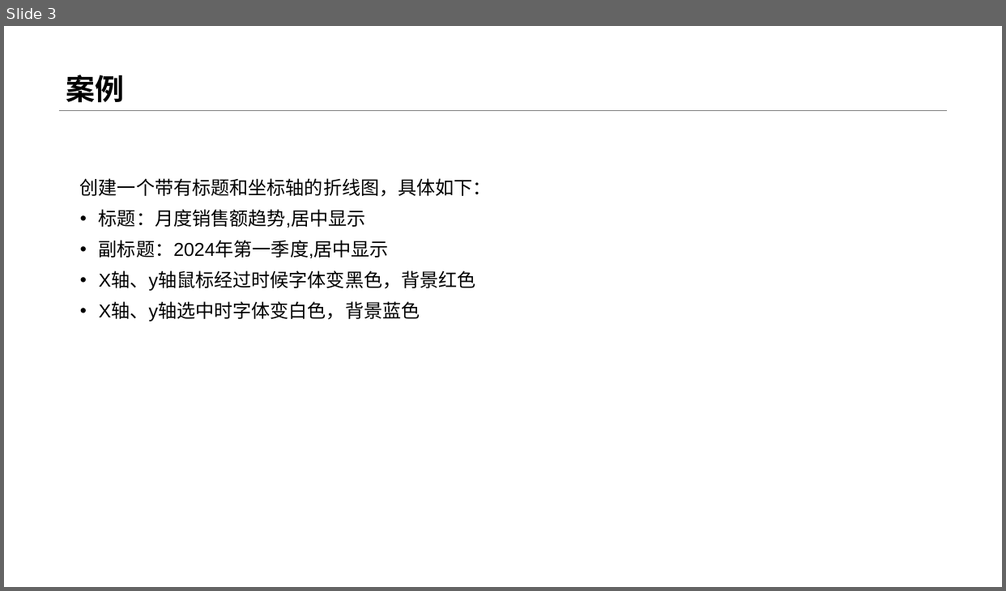
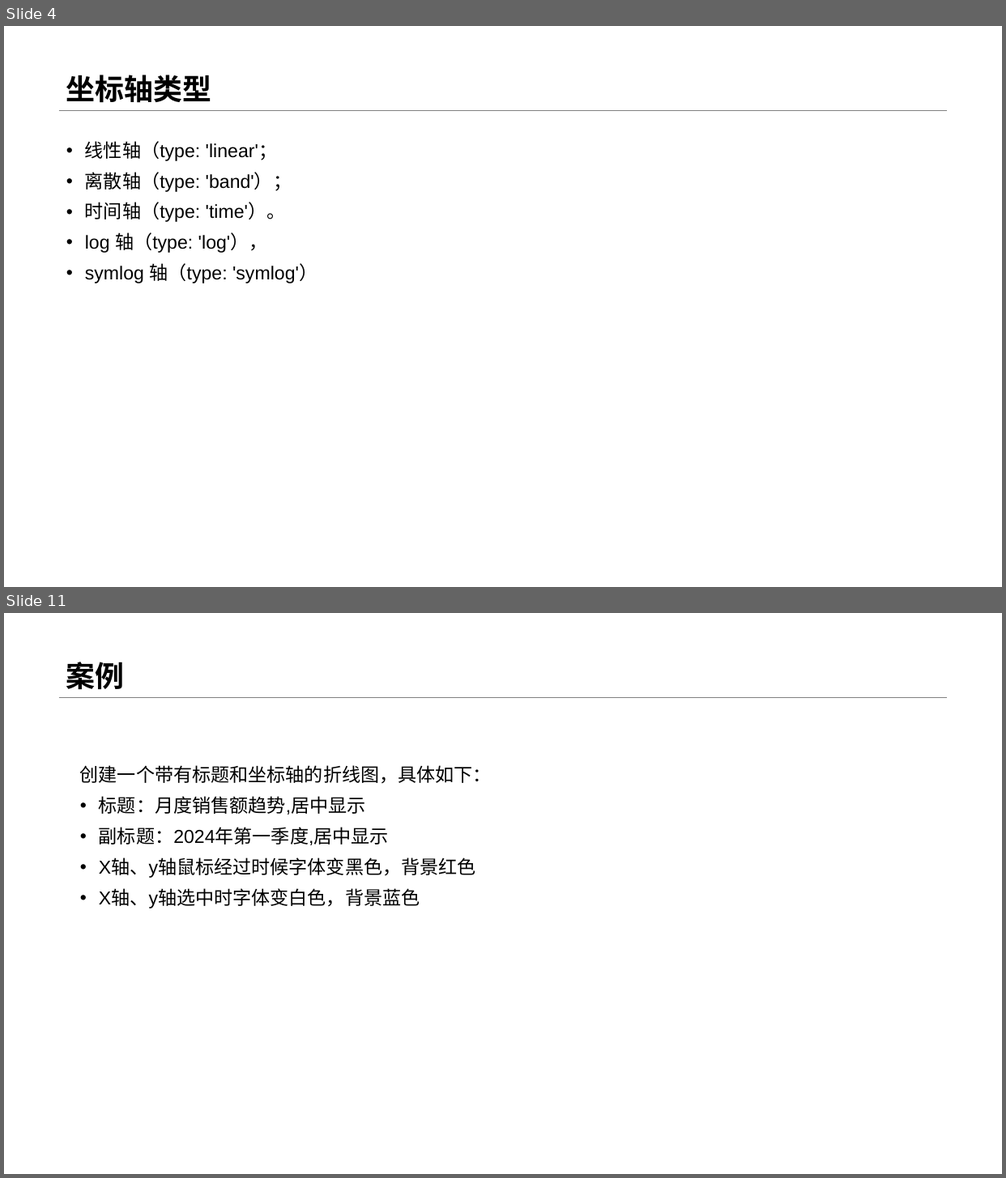
Before and after one commit to menglin1997/vchartCourse, a slide deck: code/Chapter 2 - Detailed Explanation of Chart Concepts/07-Title and coordinate axis control/07-标题和坐标轴配置.pptx. Shown one above the other, each under a label of ours: slide 3 before the commit, slides 4 and 11 after it; the slides between them are not shown. The pictures are 1006x591 and 1006x1178 pixels, drawn with LibreOffice and Linux fonts; fonts in the diff are those of the drawing. Boxes give left, top, right and bottom in pixels: in the first picture for what was removed or moved away, otherwise in the second. Text is boxed around its words. In the diff, an @@ line names an element or a change of style, - is before the commit and + after.

```diff
--- a/code/Chapter 2 - Detailed Explanation of Chart Concepts/07-Title and coordinate axis control/07-标题和坐标轴配置.pptx
+++ b/code/Chapter 2 - Detailed Explanation of Chart Concepts/07-Title and coordinate axis control/07-标题和坐标轴配置.pptx
@@ slide 4 added at [4,26,1002,587], background #FFFFFF; not listed: 1 template element that a slide beside it also shows @@
@@ title added at [66,75,211,103], 28 pt, text #000000, bold @@
+坐标轴类型
@@ text added at [85,141,317,284], 18 pt, text #000000 @@
+• 线性轴（type: 'linear'；
+• 离散轴（type: 'band'）；
+• 时间轴（type: 'time'）。
+• log 轴（type: 'log'），
+• symlog 轴（type: 'symlog'）
@@ what was slide 3 is now slide 11 @@
```
Also in this commit, not shown: 1 slide changed, 7 other slides added, 7 other files.
